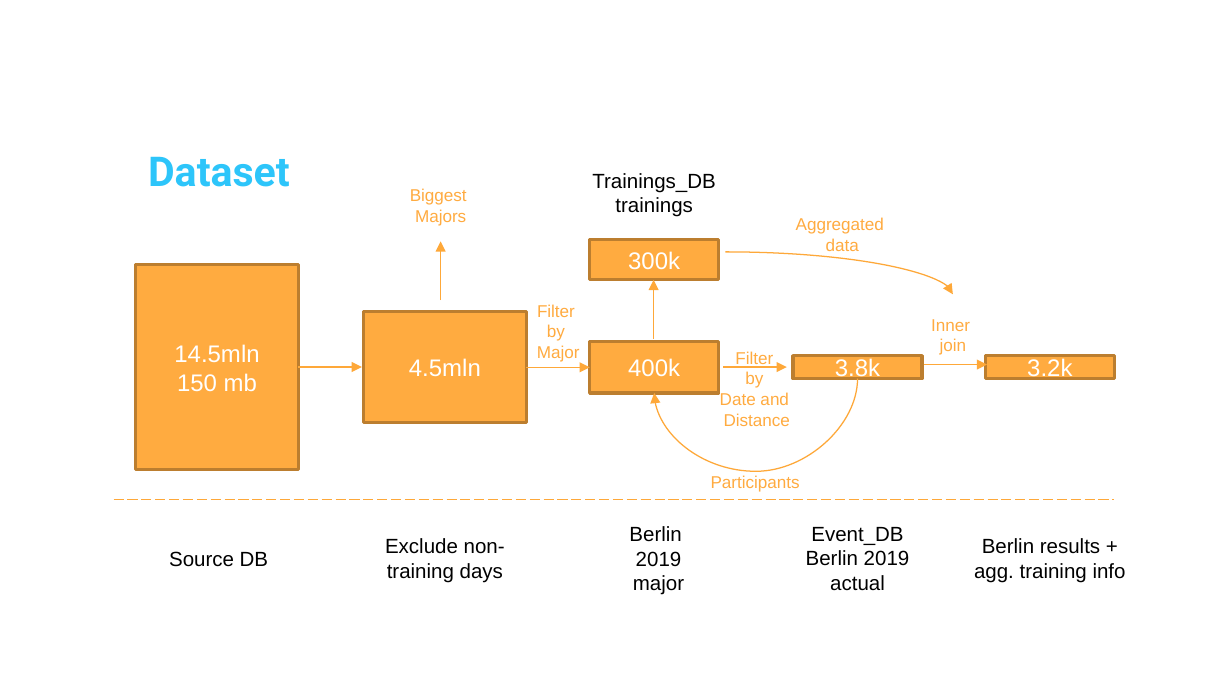
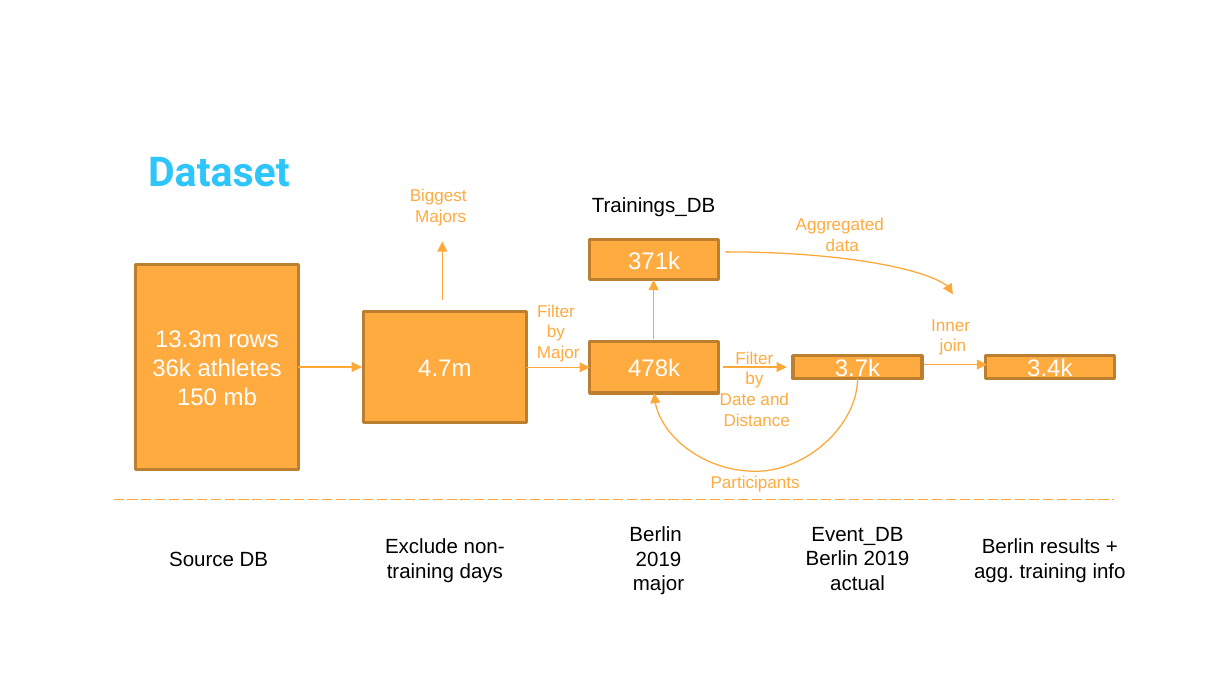
Before and after one commit to dmitry-an-git/ironhack_project_1, a slide deck: slide 3 of project_marathon.pptx. Drawn at 1232x693 pixels with LibreOffice and Linux fonts; fonts in the diff are those of the drawing; background and template pictures are left out. Boxes give left, top, right and bottom in pixels: in the first picture for what was removed or moved away, otherwise in the second. Text is boxed around its words. In the diff, an @@ line names an element or a change of style, - is before the commit and + after.

```diff
--- a/project_marathon.pptx
+++ b/project_marathon.pptx
@@ text "Trainings_DB": place and size @@
-text "Trainings_DB" at [592,173,715,217]
+text "Trainings_DB" at [592,197,715,217]
@@ text at [615,197,692,217]: paragraph removed @@
-trainings
@@ text in rectangle at [628,251,680,270]: text changed @@
-300k
+371k
@@ text in rectangle at [152,330,282,377]: text changed @@
-14.5mln
+13.3m rows
+36k athletes
@@ text in rectangle at [418,359,471,376]: text changed @@
-4.5mln
+4.7m
@@ text in rectangle at [628,358,680,377]: text changed @@
-400k
+478k
@@ text in rectangle at [835,358,880,382]: text changed @@
-3.8k
+3.7k
@@ text in rectangle at [1027,358,1072,382]: text changed @@
-3.2k
+3.4k
```
Also in this commit, not shown: 10 other slides changed.
